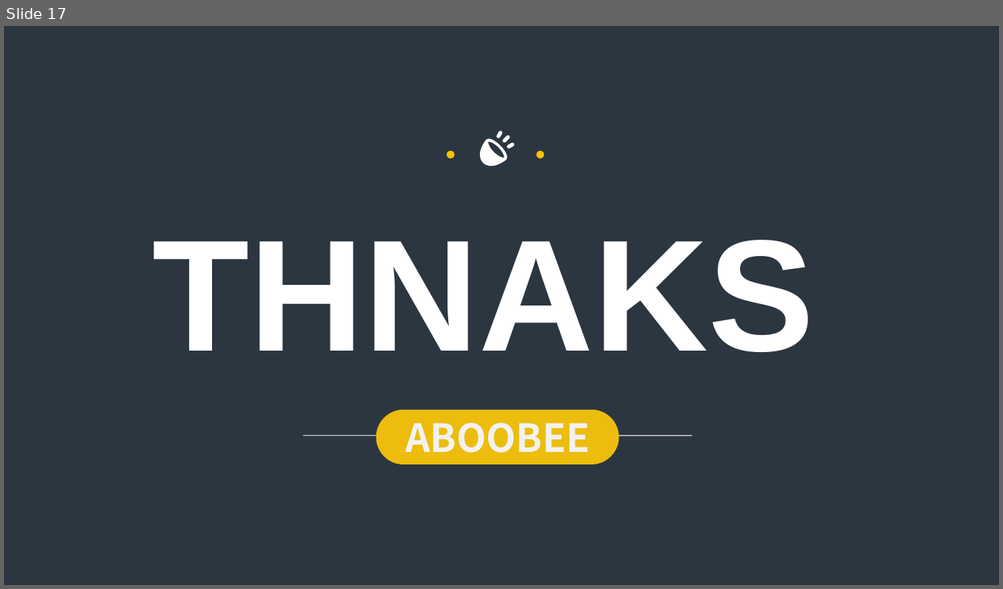
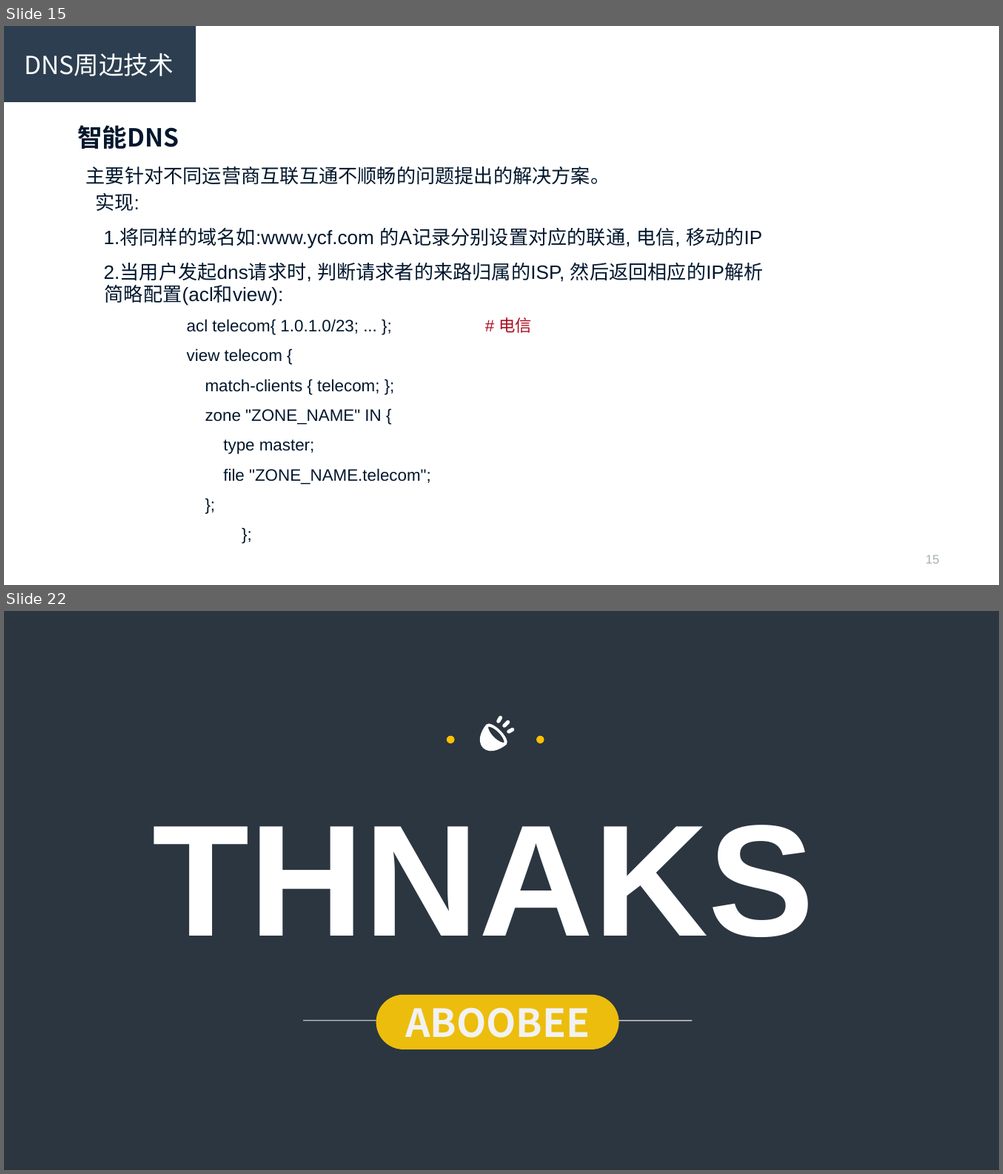
Before and after one commit to R-Lin/Simple_scripts, a slide deck: dns.ppt. Shown one above the other, each under a label of ours: slide 17 before the commit, slides 15 and 22 after it; the slides between them are not shown. The pictures are 1003x589 and 1003x1174 pixels, drawn with LibreOffice and Linux fonts; fonts in the diff are those of the drawing; background and template pictures are left out; a plain dark background stands for a picture behind light text. Boxes give left, top, right and bottom in pixels: in the first picture for what was removed or moved away, otherwise in the second. Text is boxed around its words. In the diff, an @@ line names an element or a change of style, - is before the commit and + after.

```diff
--- a/dns.ppt
+++ b/dns.ppt
@@ slide 15 added at [4, 26, 999, 585], background #FFFFFF @@
@@ rectangle added at [4, 26, 196, 101], fill #2C3E50, 18 pt, text #FFFFFF @@
+DNS周边技术
@@ text added at [77, 125, 610, 185], 14 pt, text #02172D @@
+智能DNS
+主要针对不同运营商互联互通不顺畅的问题提出的解决方案。
@@ text added at [95, 193, 763, 282], 14 pt, text #02172D @@
+实现:
+1.将同样的域名如:www.ycf.com 的A记录分别设置对应的联通, 电信, 移动的IP
+2.当用户发起dns请求时, 判断请求者的来路归属的ISP, 然后返回相应的IP解析
@@ text added at [105, 285, 532, 485], 12 pt, text #02172D @@
+简略配置(acl和view):
+    acl telecom{ 1.0.1.0/23; ... }; # 电信
+    view telecom {
+    match-clients { telecom; };
+    zone "ZONE_NAME" IN {
+    type master;
+    file "ZONE_NAME.telecom";
+    };
+  };
@@ page number added at [925, 555, 939, 564], 9 pt, text #A7B1B2 @@
+15
@@ what was slide 17 is now slide 22 @@
```
Also in this commit, not shown: 10 slides changed, 10 other slides added, 5 slides removed.
